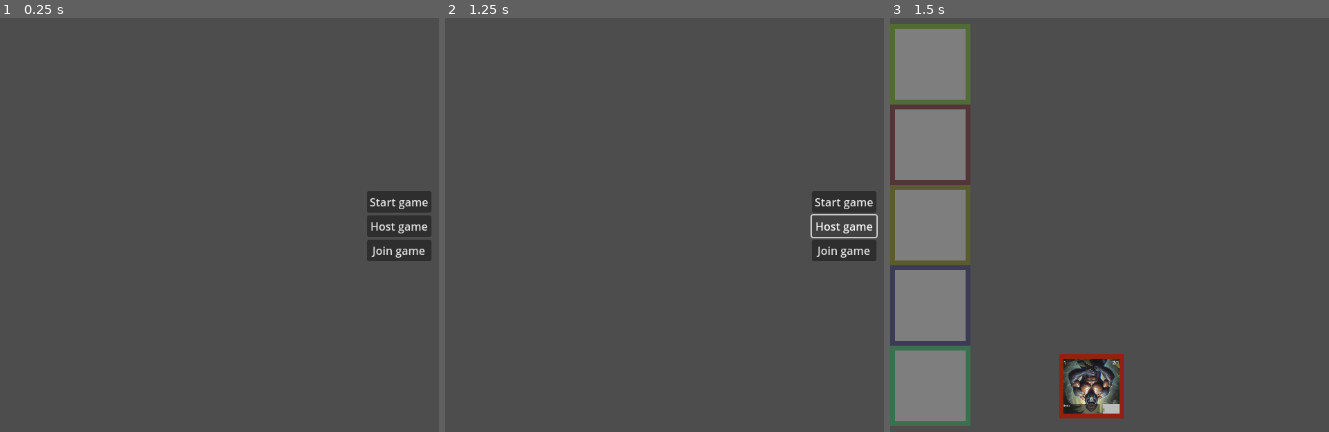
Above: before the commit, frames 1-3 (left to right).
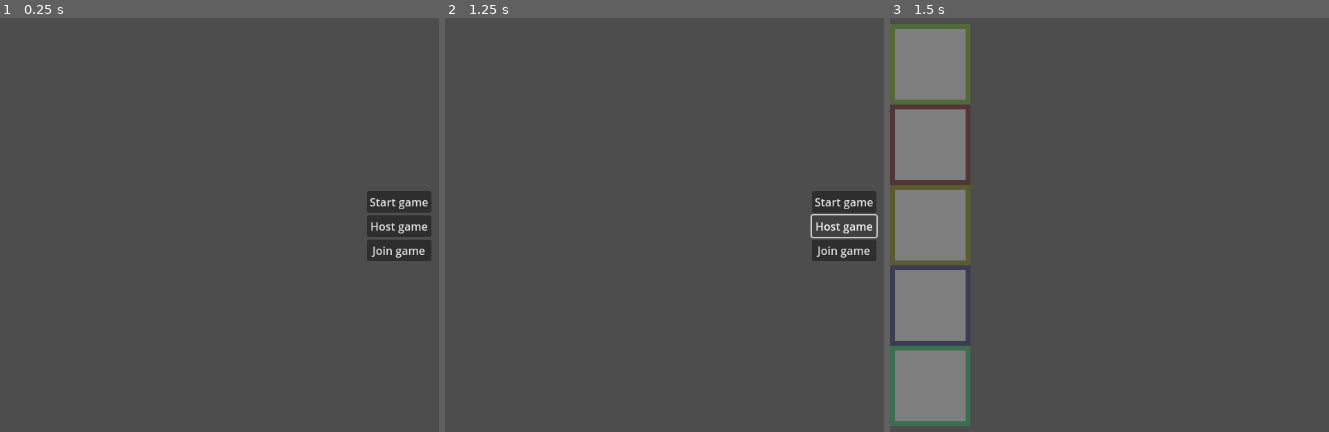
Above: after the commit, the same moments.

Repository: EVKoene/fiber
Game: Godot game, scene res://MainMenu.tscn
The game is run twice, just before and just after one commit, with the same random seed, the same clock (stepped at 60 frames per second) and the same inputs.
Inputs:
- Up to frame 1 (0.25 s): no input
- Up to frame 2 (1.25 s): click "Host game" at 0.5 s
- Up to frame 3 (1.5 s): click "Start game" at 1.25 s

Frames 1-2 are identical in both runs. In frame 3, 1.9% of the frame differs, in the area x 38-54%, y 81-97%.
Error in both runs: Invalid operands 'String' and 'int' in operator '+'. (res://MainMenu.gd:74)

Commit message:
Add card in hand

Diff:
--- a/MainMenu.gd
+++ b/MainMenu.gd
@@ -77,7 +77,9 @@
 
 	multiplayer.set_multiplayer_peer(peer)
 	print("Waiting for players")
-	_add_player_to_gamemanager(1, multiplayer.get_unique_id(), "Player1", {})
+	_add_player_to_gamemanager(
+		1, multiplayer.get_unique_id(), "Player1", DeckCollection.player_testing_deck
+	)
 	GameManager.is_player_1 = true
 
 func _on_join_pressed():
--- /dev/null
+++ b/card/CardInHand.gd
@@ -0,0 +1,175 @@
+extends PanelContainer
+
+class_name CardInHand
+
+@export var card_index: int = 1
+@export var card_owner_id: int
+@export var hand_index: int = 1
+
+var ingame_name: String
+var card_type: int
+var costs: Costs
+var factions: Array = []
+var attack: int
+var health: int
+var card_range: int
+var movement: int
+var border_style: StyleBox
+var img_path: String
+
+func _ready():
+	_load_card_properties()
+	set_card_position()
+	set_card_properties()
+	set_card_size()
+	$DragNode.img_path = img_path
+	$DragNode.card_index = card_index
+	$DragNode.card_in_hand = self
+	$DragNode.card_owner_id = card_owner_id
+
+
+func highlight_card():
+	border_style = load("res://styling/card_borders/CardSelectedBorder.tres")
+	add_theme_stylebox_override("panel", border_style)
+
+
+func recalculate_hand_order(removed_card_hand_index) -> void:
+	if (
+		removed_card_hand_index < hand_index
+		):
+		hand_index -= 1
+		set_card_position()
+
+
+func set_border():
+	match len(factions):
+		1:
+			border_style = load(str(
+				"res://styling/card_borders/", Collections.faction_names[factions[0]], "CardBorder.tres")
+			)
+
+		2:
+			if Collections.factions.ANIMAL in factions and Collections.factions.MAGIC in factions:
+				border_style = load(str("res://styling/card_borders/AnimalMagicBorder.tres"))
+			if Collections.factions.ANIMAL in factions and Collections.factions.NATURE in factions:
+				border_style = load(str("res://styling/card_borders/AnimalNatureBorder.tres"))
+			if Collections.factions.ANIMAL in factions and Collections.factions.ROBOT in factions:
+				border_style = load(str("res://styling/card_borders/AnimalRobotBorder.tres"))
+			if Collections.factions.MAGIC in factions and Collections.factions.NATURE in factions:
+				border_style = load(str("res://styling/card_borders/MagicNatureBorder.tres"))
+			if Collections.factions.MAGIC in factions and Collections.factions.ROBOT in factions:
+				border_style = load(str("res://styling/card_borders/MagicRobotBorder.tres"))
+			if Collections.factions.NATURE in factions and Collections.factions.ROBOT in factions:
+				border_style = load(str("res://styling/card_borders/NatureRobotBorder.tres"))
+		_:
+			border_style = load(str("res://styling/card_borders/MultiFactionCardBorder.tres"))
+
+	add_theme_stylebox_override("panel", border_style)
+
+	get_theme_stylebox("panel").border_width_left =  size.y / 10
+	get_theme_stylebox("panel").border_width_right = size.y / 10
+	get_theme_stylebox("panel").border_width_top = size.y / 10
+	get_theme_stylebox("panel").border_width_bottom = size.y / 10
+
+
+func set_card_position() -> void:
+	position.x = hand_index * (((MapSettings.own_area_end.x - MapSettings.own_area_start.x) / 7))
+
+	match [GameManager.is_player_1, card_owner_id]:
+		[true, GameManager.p1_id]:
+			position.y = MapSettings.own_area_start.y
+		[true, GameManager.p2_id]:
+			position.y = MapSettings.opponent_area_start.y
+		[false, GameManager.p2_id]:
+			position.y = MapSettings.own_area_start.y
+		[false, GameManager.p1_id]:
+			position.y = MapSettings.opponent_area_start.y
+		_:
+			assert(
+				false, str(
+					"Unable to assert is_player_1 - card_owner_id combination. is_player_1: ",
+					GameManager.battle_map.is_player_1(),
+					", card_owner_id: ", card_owner_id
+					)
+				)
+
+
+
+func set_card_properties():
+	$Vbox/TopInfo/CardNameBG/CardName.text = ingame_name
+	_set_card_cost_visuals()
+
+	if card_type == Collections.card_types.UNIT:
+		$Vbox/BotInfo/BattleStats.text = str(attack, " / ", health)
+		$Vbox/BotInfo/CardRange.text = str(movement)
+	elif card_type == Collections.card_types.SPELL:
+		$Vbox/BotInfo/BattleStats.hide()
+		$Vbox/BotInfo/CardRange.text = str(card_range)
+
+	set_border()
+
+
+func _set_card_cost_visuals() -> void:
+		if costs.animal > 0:
+			$Vbox/TopInfo/Costs/CostLabels/Animal.show()
+			$Vbox/TopInfo/Costs/CostLabels/Animal.text = str(
+				costs.animal
+			)
+		else:
+			$Vbox/TopInfo/Costs/CostLabels/Animal.hide()
+			$Vbox/TopInfo/Costs/CostLabels/Animal.text = "0"
+
+		if costs.magic > 0:
+			$Vbox/TopInfo/Costs/CostLabels/Magic.show()
+			$Vbox/TopInfo/Costs/CostLabels/Magic.text = str(
+				costs.magic
+			)
+		else:
+			$Vbox/TopInfo/Costs/CostLabels/Magic.hide()
+			$Vbox/TopInfo/Costs/CostLabels/Magic.text = "0"
+
+		if costs.nature > 0:
+			$Vbox/TopInfo/Costs/CostLabels/Nature.show()
+			$Vbox/TopInfo/Costs/CostLabels/Nature.text = str(
+				costs.nature
+			)
+		else:
+			$Vbox/TopInfo/Costs/CostLabels/Nature.hide()
+			$Vbox/TopInfo/Costs/CostLabels/Nature.text = "0"
+
+		if costs.robot > 0:
+			$Vbox/TopInfo/Costs/CostLabels/Robot.show()
+			$Vbox/TopInfo/Costs/CostLabels/Robot.text = str(
+				costs.robot
+			)
+		else:
+			$Vbox/TopInfo/Costs/CostLabels/Robot.hide()
+			$Vbox/TopInfo/Costs/CostLabels/Robot.text = "0"
+
+
+func set_card_size() -> void:
+	scale.x *= ((MapSettings.own_area_end.x - MapSettings.own_area_start.x) / 7) / size.x
+	scale.y *= (MapSettings.own_area_end.y - MapSettings.own_area_start.y) / size.y
+
+
+func _load_card_properties() -> void:
+	var card_info: Dictionary = CardDatabase.cards_info[card_index]
+
+	ingame_name = card_info["InGameName"]
+	img_path = card_info["IMGPath"]
+	card_type = card_info["CardType"]
+	factions = card_info["Factions"]
+
+	costs = Costs.new(
+		card_info["Costs"][Collections.factions.ANIMAL],
+		card_info["Costs"][Collections.factions.MAGIC],
+		card_info["Costs"][Collections.factions.NATURE],
+		card_info["Costs"][Collections.factions.ROBOT]
+	)
+
+	if card_info["CardType"] == Collections.card_types.UNIT:
+		attack = card_info["Attack"]
+		health = card_info["Health"]
+		movement = card_info["Movement"]
+	else:
+		card_range = card_info["CardRange"]
--- /dev/null
+++ b/card/CardInHand.tscn
@@ -0,0 +1,106 @@
+[gd_scene load_steps=10 format=3 uid="uid://cihcviqg25uou"]
+
+[ext_resource type="Script" path="res://card/CardInHand.gd" id="1_jm5en"]
+[ext_resource type="LabelSettings" uid="uid://kbcqnlht5eh6" path="res://styling/card_borders/CardLabelSettings.tres" id="1_xeoqh"]
+[ext_resource type="LabelSettings" uid="uid://dq5kctg5dkitl" path="res://styling/card_borders/AnimalLabel.tres" id="2_ch1of"]
+[ext_resource type="LabelSettings" uid="uid://nx6f46ywtswa" path="res://styling/card_borders/MagicLabel.tres" id="3_8rybp"]
+[ext_resource type="LabelSettings" uid="uid://ihox33scd0t8" path="res://styling/card_borders/NatureLabel.tres" id="4_ys8dq"]
+[ext_resource type="LabelSettings" uid="uid://bpbd72h7s4e60" path="res://styling/card_borders/RobotLabel.tres" id="5_l7abo"]
+[ext_resource type="Script" path="res://card/DragNode.gd" id="7_e17g3"]
+
+[sub_resource type="StyleBoxFlat" id="StyleBoxFlat_pqrmm"]
+bg_color = Color(0.741385, 0.741385, 0.741384, 1)
+
+[sub_resource type="SceneReplicationConfig" id="SceneReplicationConfig_thij3"]
+properties/0/path = NodePath(".:card_index")
+properties/0/spawn = true
+properties/0/replication_mode = 1
+properties/1/path = NodePath(".:card_owner_id")
+properties/1/spawn = true
+properties/1/replication_mode = 1
+properties/2/path = NodePath(".:hand_index")
+properties/2/spawn = true
+properties/2/replication_mode = 1
+
+[node name="CardInHand" type="PanelContainer"]
+custom_minimum_size = Vector2(150, 40)
+script = ExtResource("1_jm5en")
+
+[node name="DragNode" type="Control" parent="."]
+layout_mode = 2
+script = ExtResource("7_e17g3")
+
+[node name="Vbox" type="VBoxContainer" parent="."]
+layout_mode = 2
+
+[node name="TopInfo" type="HBoxContainer" parent="Vbox"]
+layout_mode = 2
+
+[node name="CardNameBG" type="Panel" parent="Vbox/TopInfo"]
+custom_minimum_size = Vector2(70, 20)
+layout_mode = 2
+size_flags_horizontal = 3
+size_flags_vertical = 0
+
+[node name="CardName" type="Label" parent="Vbox/TopInfo/CardNameBG"]
+layout_mode = 1
+anchors_preset = 15
+anchor_right = 1.0
+anchor_bottom = 1.0
+grow_horizontal = 2
+grow_vertical = 2
+text = "Animal"
+label_settings = ExtResource("1_xeoqh")
+
+[node name="Costs" type="Panel" parent="Vbox/TopInfo"]
+custom_minimum_size = Vector2(60, 20)
+layout_mode = 2
+size_flags_horizontal = 10
+size_flags_vertical = 0
+theme_override_styles/panel = SubResource("StyleBoxFlat_pqrmm")
+
+[node name="CostLabels" type="HBoxContainer" parent="Vbox/TopInfo/Costs"]
+custom_minimum_size = Vector2(60, 20)
+layout_mode = 1
+anchors_preset = 15
+anchor_right = 1.0
+anchor_bottom = 1.0
+grow_horizontal = 2
+grow_vertical = 2
+
+[node name="Animal" type="Label" parent="Vbox/TopInfo/Costs/CostLabels"]
+layout_mode = 2
+text = "1"
+label_settings = ExtResource("2_ch1of")
+
+[node name="Magic" type="Label" parent="Vbox/TopInfo/Costs/CostLabels"]
+layout_mode = 2
+text = "1"
+label_settings = ExtResource("3_8rybp")
+
+[node name="Nature" type="Label" parent="Vbox/TopInfo/Costs/CostLabels"]
+layout_mode = 2
+text = "1"
+label_settings = ExtResource("4_ys8dq")
+
+[node name="Robot" type="Label" parent="Vbox/TopInfo/Costs/CostLabels"]
+layout_mode = 2
+text = "1"
+label_settings = ExtResource("5_l7abo")
+
+[node name="BotInfo" type="HBoxContainer" parent="Vbox"]
+layout_mode = 2
+
+[node name="CardRange" type="Label" parent="Vbox/BotInfo"]
+layout_mode = 2
+size_flags_horizontal = 0
+text = "1"
+
+[node name="BattleStats" type="Label" parent="Vbox/BotInfo"]
+layout_mode = 2
+size_flags_horizontal = 10
+size_flags_vertical = 8
+text = "1/1"
+
+[node name="MultiplayerSynchronizer" type="MultiplayerSynchronizer" parent="."]
+replication_config = SubResource("SceneReplicationConfig_thij3")
--- a/card/CardInPlay.gd
+++ b/card/CardInPlay.gd
@@ -38,10 +38,6 @@
 	_create_costs()
 	set_position_to_play_space()
 	update_stats()
-	print(
-		"is_player_1: ", GameManager.is_player_1, ", card_owner_id: ",
-		card_owner_id, ", p2_id: ", GameManager.p2_id
-	)
 	if (
 		(GameManager.is_player_1 and card_owner_id == GameManager.p2_id)
 		or (!GameManager.is_player_1 and card_owner_id == GameManager.p1_id)
@@ -182,7 +178,6 @@
 func flip_card() -> void:
 	$VBox.move_child($VBox/BotInfo, 0)
 	$CardImage.flip_v = true
-	print($VBox.vertical)
 	$VBox/BotInfo.size_flags_vertical = SIZE_EXPAND | SIZE_SHRINK_BEGIN
 
 
--- /dev/null
+++ b/card/DragNode.gd
@@ -0,0 +1,20 @@
+extends Control
+
+
+var card_index: int
+var img_path: String
+var card_in_hand: CardInHand
+var card_owner_id: int
+
+
+func _get_drag_data(at_position: Vector2) -> CardInHand:
+	if card_owner_id == GameManager.player_id:
+		var card_preview: TextureRect = TextureRect.new()
+		card_preview.texture = load(img_path)
+		card_preview.set_size(MapSettings.play_space_size)
+		card_preview.scale *= MapSettings.play_space_size / card_preview.size
+
+		card_preview.position = at_position
+		set_drag_preview(card_preview)
+
+	return card_in_hand
--- a/library/CardDatabase.gd
+++ b/library/CardDatabase.gd
@@ -22,7 +22,7 @@
 	Verder: Nature spirit race
 """
 
-var CARDS_INFO = {
+var cards_info = {
 	cards.GORILLA: {
 		"InGameName": "Gorilla",
 		"CardType": Collections.card_types.UNIT,
--- /dev/null
+++ b/manager/Events.gd
@@ -0,0 +1,5 @@
+extends Node
+
+
+signal show_instructions(instruction_text: String)
+signal hide_instructions
--- a/manager/GameManager.gd
+++ b/manager/GameManager.gd
@@ -3,6 +3,9 @@
 var players := {}
 var p1_id: int
 var p2_id: int
+var p1: Player
+var p2: Player
+var battle_map
 var resource_spaces := []
 var is_player_1 := false
 var player_id: int
@@ -10,3 +13,5 @@
 
 var play_spaces_by_position := {}
 var play_spaces := []
+
+var starting_draw: int = 3
--- a/map/BattleMap.gd
+++ b/map/BattleMap.gd
@@ -13,26 +13,23 @@
 	_create_battle_map()
 	if multiplayer.is_server():
 		GameManager.is_server = true
+		GameManager.battle_map = self
+		_add_players()
 	else:
 		return
 
-	for p_id in [GameManager.p1_id, GameManager.p2_id]:
-		var card = card_scene.instantiate()
-		card.column = 4
-		if p_id == GameManager.p1_id:
-			card.row = 4
-			card.card_owner_id = GameManager.p1_id
-		else:
-			card.row = 0
-			card.card_owner_id = GameManager.p2_id
-		card.card_index = 1
-		card.card_owner_id = p_id
-		add_child(card, true)
+
+func _add_players() -> void:
+	GameManager.p1 = Player.new(GameManager.p1_id, GameManager.players[GameManager.p1_id]["Deck"])
+	add_child(GameManager.p1)
+	GameManager.p2 = Player.new(GameManager.p2_id, GameManager.players[GameManager.p1_id]["Deck"])
+	add_child(GameManager.p2)
 
 
 func _add_spawnable_scenes() -> void:
 	$MultiplayerSpawner.add_spawnable_scene("res://map/PlaySpace.tscn")
 	$MultiplayerSpawner.add_spawnable_scene("res://card/CardInPlay.tscn")
+	$MultiplayerSpawner.add_spawnable_scene("res://card/CardInHand.tscn")
 
 
 func _create_battle_map() -> void:
@@ -43,8 +40,8 @@
 
 func _set_area_sizes() -> void:
 	MapSettings.play_area_size = total_screen * Vector2(0.8, 0.9)
-	MapSettings.p2_area_start = Vector2(0, 0)
-	MapSettings.p2_area_end = Vector2(
+	MapSettings.opponent_area_start = Vector2(0, 0)
+	MapSettings.opponent_area_end = Vector2(
 		MapSettings.play_area_size.x, (total_screen.y - MapSettings.play_area_size.y) / 2
 	)
 
@@ -54,10 +51,10 @@
 		MapSettings.play_area_size.y + (total_screen.y - MapSettings.play_area_size.y) / 2
 	)
 
-	MapSettings.p1_area_start = Vector2(
+	MapSettings.own_area_start = Vector2(
 		0, MapSettings.play_area_size.y + (total_screen.y - MapSettings.play_area_size.y) / 2
 	)
-	MapSettings.p1_area_end = Vector2(MapSettings.play_area_size.x, total_screen.y)
+	MapSettings.own_area_end = Vector2(MapSettings.play_area_size.x, total_screen.y)
 
 
 func _set_play_space_size() -> void:
--- a/map/MapSettings.gd
+++ b/map/MapSettings.gd
@@ -2,10 +2,10 @@
 
 var play_area_start: Vector2
 var play_area_end: Vector2
-var p1_area_start: Vector2
-var p1_area_end: Vector2
-var p2_area_start: Vector2
-var p2_area_end: Vector2
+var own_area_start: Vector2
+var own_area_end: Vector2
+var opponent_area_start: Vector2
+var opponent_area_end: Vector2
 var play_area_size: Vector2
 var play_space_size: Vector2
 var card_in_play_size: Vector2
--- /dev/null
+++ b/player/Deck.gd
@@ -0,0 +1,97 @@
+extends Node
+
+class_name Deck
+
+
+var card_in_hand_scene: PackedScene = load("res://card/CardInHand.tscn")
+var deck_owner: Player
+var deck_owner_id: int
+var deck_order: Array
+var cards: Dictionary
+var starting_cards: Dictionary
+var cards_spawned: int = 0
+
+
+func _init(_deck_owner: Player, _cards: Dictionary, _starting_cards: Dictionary):
+	deck_owner = _deck_owner
+	cards = _cards
+	starting_cards = _starting_cards
+
+
+func _ready():
+	deck_owner_id = deck_owner.player_id
+	draw_starting_cards()
+	shuffle()
+
+	for c in GameManager.starting_draw:
+		draw_card()
+
+
+func shuffle() -> void:
+	var all_cards_array: Array = []
+	if len(deck_order) > 0:
+		all_cards_array = deck_order.duplicate()
+		deck_order.clear()
+
+	else:
+		for card in cards:
+			for card_copy in range(cards[card]):
+				all_cards_array.append(card)
+
+	for card_from_top in len(all_cards_array):
+		var random_card: int = all_cards_array.pick_random()
+		deck_order.append(random_card)
+		all_cards_array.erase(random_card)
+
+
+func draw_card() -> void:
+	create_hand_card(deck_order[0])
+	deck_order.remove_at(0)
+
+
+func draw_type_put_rest_bottom(card_type: int) -> bool:
+	var card_drawn: bool = false
+	var card_index: int = -1
+	var deck_index: int = -1
+	for c in deck_order:
+		var card_info = CardDatabase.cards_info[deck_order[c]]
+		if card_info["CardType"] == card_type:
+			card_index = deck_order[c]
+			deck_index = c
+			break
+
+	if card_index != -1:
+		create_hand_card(card_index)
+
+		# Put all cards with another type before the card we drew on the bottom
+		for i in range(deck_index - 1):
+			put_card_bottom(0)
+
+		deck_order.remove_at(0)
+		card_drawn = true
+
+	return card_drawn
+
+
+func draw_starting_cards() -> void:
+	for c in starting_cards:
+		for copy in starting_cards[c]:
+			create_hand_card(c)
+
+
+func create_hand_card(card_index: int) -> void:
+	var hand_card: CardInHand = card_in_hand_scene.instantiate()
+	hand_card.hand_index = len(deck_owner.cards_in_hand)
+	hand_card.card_index = card_index
+	hand_card.card_owner_id = deck_owner_id
+	hand_card.z_index = 50
+	hand_card.name = str(deck_owner, "CardInHand", cards_spawned)
+	cards_spawned += 1
+	GameManager.battle_map.add_child(hand_card, true)
+	deck_owner.cards_in_hand.append(hand_card)
+
+
+func put_card_bottom(deck_index) -> void:
+	var card_index = deck_order[deck_index]
+	deck_order.remove_at(deck_index)
+	deck_order.append(card_index)
--- /dev/null
+++ b/player/DeckCollection.gd
@@ -0,0 +1,118 @@
+extends Node
+
+var cards = load("res://card/CardDatabase.gd").cards
+
+var animal_deck: Dictionary = {
+	"Cards": {
+		cards.GORILLA: 4,
+		cards.ATTACK_COMMAND: 2,
+		cards.GOOSE: 2,
+		cards.WARTHOG_BERSERKER: 4,
+		cards.GORILLA_BATTLECALLER: 2,
+		cards.SNEK: 2,
+		cards.FOLLOW_PHEROMONES: 3,
+		cards.RHINOCEROS: 3,
+		cards.STAMPEDE: 2,
+		cards.FELOS_EXPEDITIONIST: 3,
+		cards.SKON_INSECT_FATHER: 1
+	},
+	"StartingCards": {
+		cards.GORILLA: 3,
+	}
+}
+
+
+var magic_deck: Dictionary = {
+	"Cards": {
+		cards.WIZARD_SCOUT: 2,
+		cards.SWITCHEROO: 2,
+		cards.ARCANE_ARROW: 4,
+		cards.MIST_CONJURER: 3,
+		cards.FLOW_ACCELERATOR: 4,
+		cards.EPHEMERAL_ASSASSIN: 2,
+		cards.FIREBALL_SHOOTER: 2,
+		cards.HOMUNCULUS: 4,
+		cards.JELLYFISH_EXTRAORDINAIRE: 2,
+		cards.AUDACIOUS_RESEARCHER: 2,
+		cards.HYRSMIR_RULER_OF_PHYSICS: 1,
+		cards.PSYCHIC_TAKEOVER: 2,
+	},
+	"StartingCards": {
+		cards.WIZARD_SCOUT: 3
+	}
+}
+
+var nature_deck: Dictionary = {
+	"Cards": {
+		cards.GNOME_PROTECTOR: 2,
+		cards.BOTANO_GARDENER: 2,
+		cards.MORNING_LIGHT: 3,
+		cards.ICE_GOLEM: 2,
+		cards.FIRE_GOLEM: 2,
+		cards.HAIL_STORM: 2,
+		cards.EARTH_GOLEM: 4,
+		cards.PROTECTOR_OF_THE_FOREST: 2,
+		cards.PRANCING_VERDEN: 2,
+		cards.HEART_OF_THE_FOREST: 2,
+		cards.MARCELLA_WHO_NURTURES_GROWTH: 2,
+		#cards.VOLCANIC_ERUPTION: 2
+	},
+	"StartingCards": {
+		cards.GNOME_PROTECTOR: 2,
+		cards.FIRE_GOLEM: 1,
+	}
+}
+
+var robot_deck: Dictionary = {
+	"Cards": {
+		cards.ASSEMBLY_BOT: 1,
+		cards.OBSTRUCTION_CONSTRUCTION: 2,
+		cards.SHOCK_CHARGE: 3,
+		cards.FACTORY_WORKER: 2,
+		cards.NETWORK_FEEDER: 3,
+		cards.FURNACE_BOT: 2,
+		cards.EXTERMINATE: 2,
+		cards.PLUG_BUDDY: 3,
+		cards.COMPUTING_BOT: 1,
+		cards.ZOLOI_CHARGER: 2,
+		cards.COPY_MACHINE: 1,
+		cards.ZALOGI_MIND_OF_MACHINES: 2,
+	},
+	"StartingCards":  {
+		cards.ASSEMBLY_BOT: 2,
+		cards.FACTORY_WORKER: 1,
+	},
+}
+
+
+
+
+var nature_robot_deck: Dictionary = {
+	cards.FACTORY_WORKER: 10,
+	cards.ASSEMBLY_BOT: 7,
+	cards.ZOLOI_CHARGER: 5,
+	cards.ZALOGI_MIND_OF_MACHINES: 2,
+	cards.SPOTOS_RECYCLER: 8,
+	cards.BOTANO_GARDENER: 10,
+	cards.EARTH_GOLEM: 7,
+	cards.GNOME_PROTECTOR: 9,
+	cards.MARCELLA_WHO_NURTURES_GROWTH: 2,
+}
+
+
+var opponent_testing_deck: Dictionary = animal_deck
+
+
+var player_testing_deck: Dictionary = {
+	"Cards": {
+		cards.GOOSE: 20,
+		cards.GORILLA: 20,
+		cards.HOMUNCULUS: 20,
+	},
+	"StartingCards": {
+		cards.GORILLA: 3,
+	}
+}
+#[
+	#animal_deck, magic_deck, nature_deck, robot_deck
+#].pick_random()
--- /dev/null
+++ b/player/Player.gd
@@ -0,0 +1,24 @@
+extends Node
+
+
+class_name Player
+
+
+var player_id: int
+var deck: Deck
+var deck_data: Dictionary
+var cards_in_hand := []
+
+
+func _init(_player_id: int, _deck_data: Dictionary):
+	player_id = _player_id
+	deck_data = _deck_data
+
+
+func _ready():
+	_load_deck()
+
+
+func _load_deck() -> void:
+	deck = Deck.new(self, deck_data["Cards"], deck_data["StartingCards"])
+	add_child(deck)
--- a/project.godot
+++ b/project.godot
@@ -24,6 +24,8 @@
 MapDatabase="*res://map/MapDatabase.gd"
 TargetSelection="*res://card/TargetSelection.gd"
 CardDatabase="*res://card/CardDatabase.gd"
+Events="*res://manager/Events.gd"
+DeckCollection="*res://player/DeckCollection.gd"
 
 [display]
 
